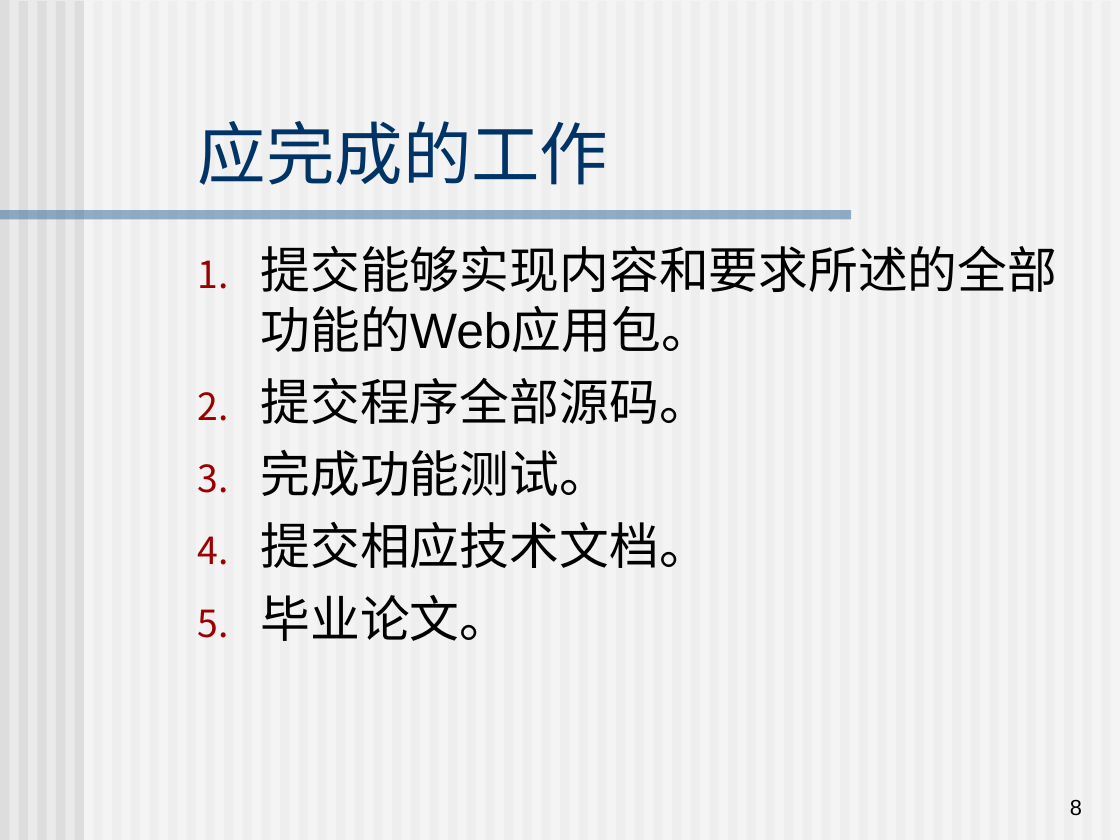
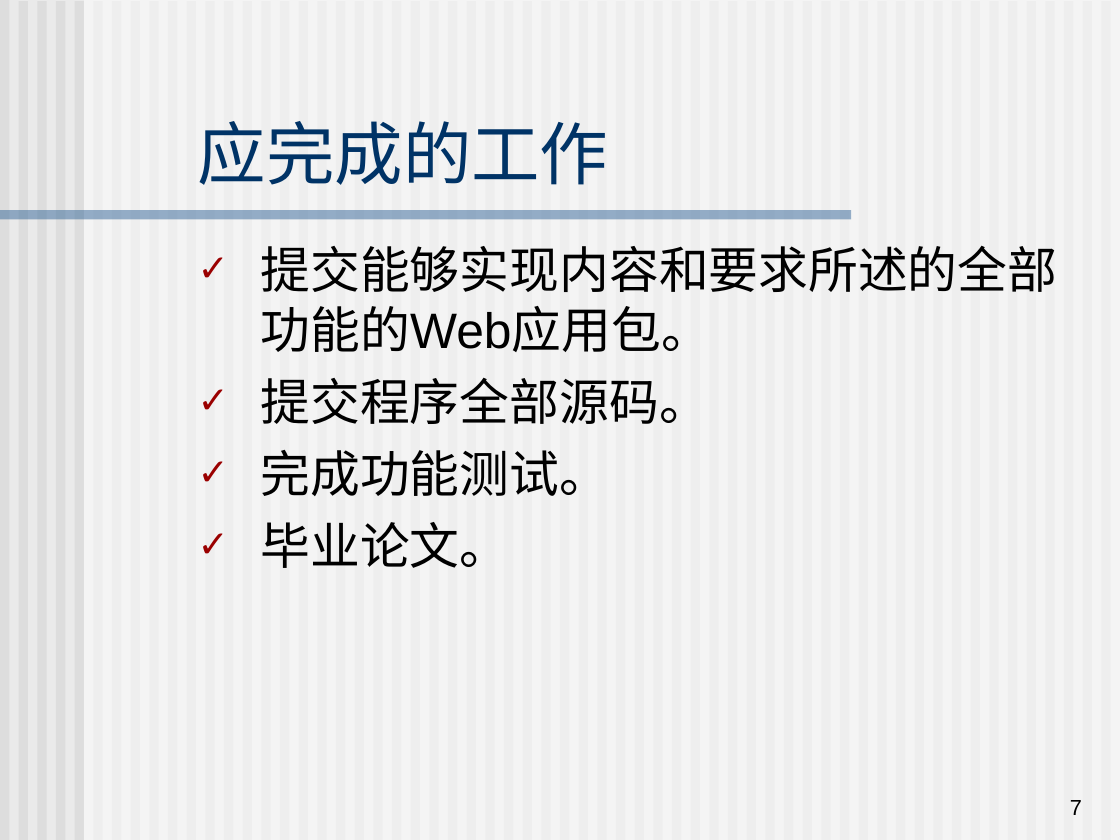
Before and after one commit to shanboli/finalprojectdocbackup, a slide deck: slide 7 of 1.0/梅丹毕设答辩.ppt (slide 8 before the commit). Drawn at 1120x840 pixels with LibreOffice and Linux fonts; fonts in the diff are those of the drawing; background and template pictures are left out. Boxes give left, top, right and bottom in pixels: in the first picture for what was removed or moved away, otherwise in the second. Text is boxed around its words. In the diff, an @@ line names an element or a change of style, - is before the commit and + after.

```diff
--- a/1.0/梅丹毕设答辩.ppt
+++ b/1.0/梅丹毕设答辩.ppt
@@ text "提交能够实现内容和要求所述的全部功能的Web应用包。" at <box>261,246,1058,568</box>: bullet 1. to ✓ @@
@@ text at <box>261,522,709,568</box>: paragraph removed @@
-4. 提交相应技术文档。
@@ page number at <box>1070,800,1082,815</box>: text changed @@
-8
+7
```
Also in this commit, not shown: 9 other slides changed, 12 slides added, 15 slides removed, 3 other files.
